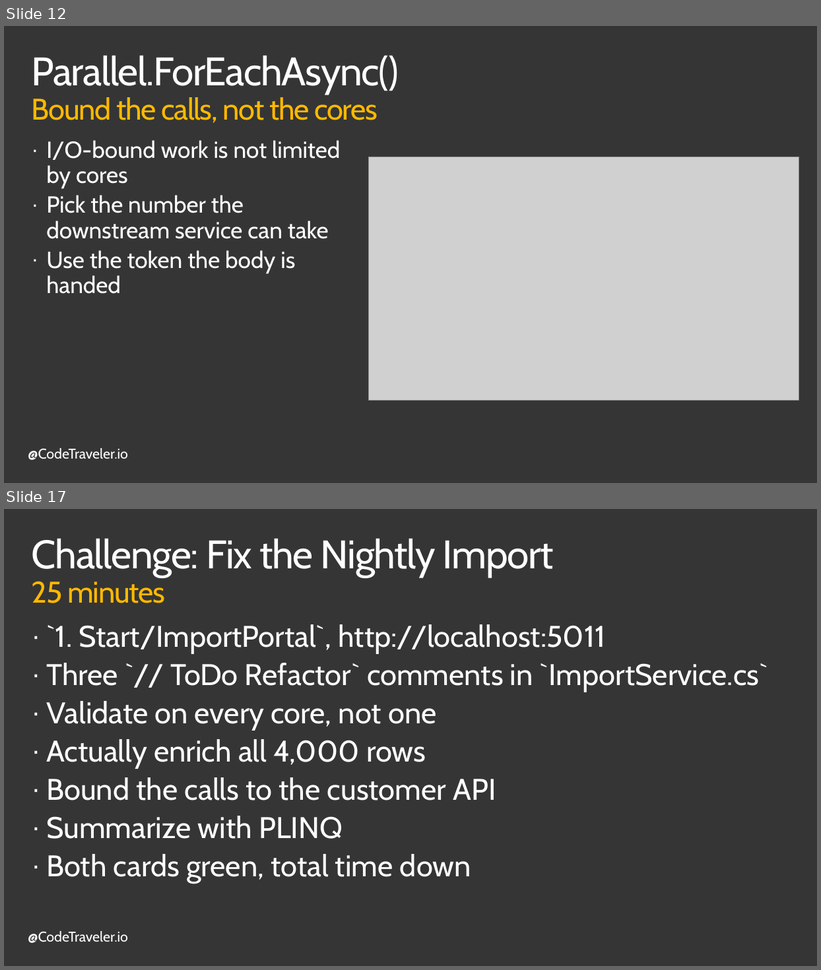
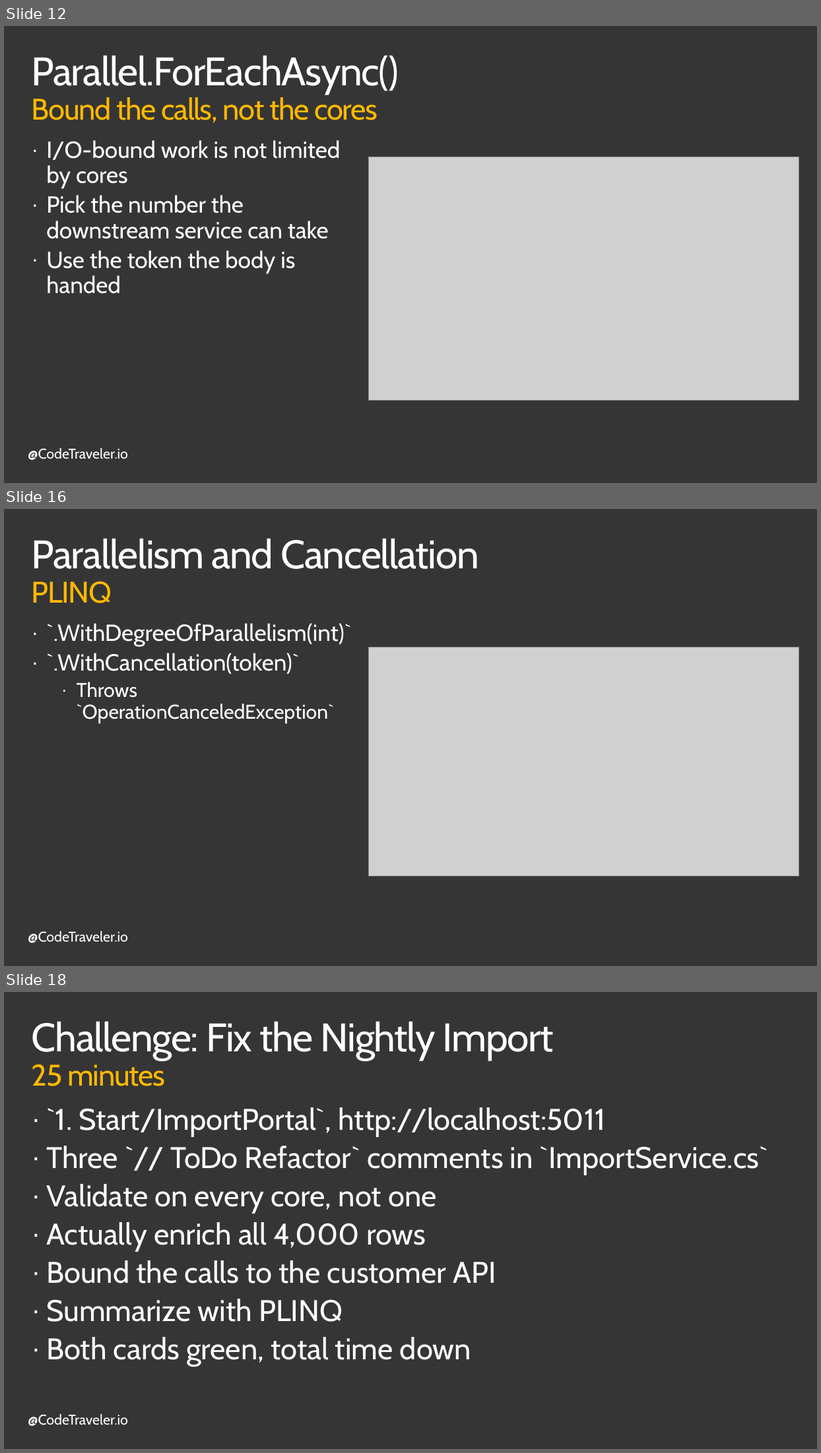
Before and after one commit to TheCodeTraveler/BecomeAnExpertWithAsyncAwait, a slide deck: 7. Data Parallelism/DataParallelism.pptx. Shown one above the other, each under a label of ours: slides 12 and 17 before the commit, slides 12, 16 and 18 after it; the slides between them are not shown. The pictures are 821x970 and 821x1453 pixels, drawn with LibreOffice and Linux fonts; fonts in the diff are those of the drawing; grey boxes stand for pictures; background and template pictures are left out. Boxes give left, top, right and bottom in pixels: in the first picture for what was removed or moved away, otherwise in the second. Text is boxed around its words. In the diff, an @@ line names an element or a change of style, - is before the commit and + after.

```diff
--- a/7. Data Parallelism/DataParallelism.pptx
+++ b/7. Data Parallelism/DataParallelism.pptx
@@ slide 16 added at box(4, 509, 817, 966), background #353535; not listed: 1 template element that a slide beside it also shows @@
@@ title added at box(32, 538, 479, 603), 48 pt, text #FFFFFF @@
+Parallelism and Cancellation
+PLINQ
@@ text added at box(46, 623, 351, 723), 28 pt, text #FFFFFF @@
+· `.WithDegreeOfParallelism(int)`
+· `.WithCancellation(token)`
+    · Throws `OperationCanceledException`
@@ picture added at box(369, 647, 799, 876) @@
@@ what was slide 17 is now slide 18 @@
```
Also in this commit, not shown: 3 slides changed, 1 other slide added, 1 slide removed.
